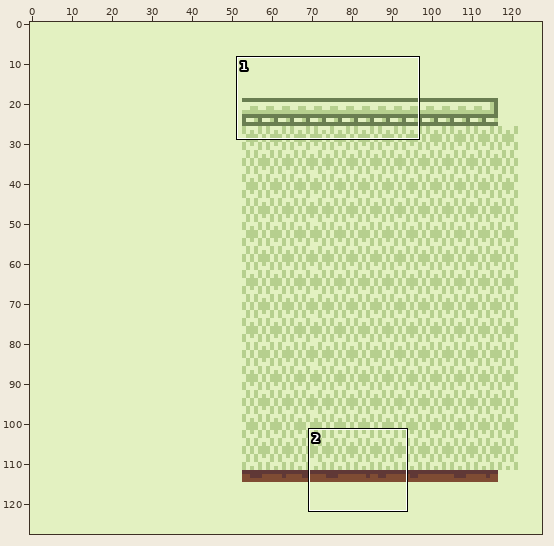
Sprite sheet -- SourceAssets/Textures/Room_MKit/T_Wall.png. Above: a wide view before the commit, with the close-up outlined.
Close-up. The starting point:
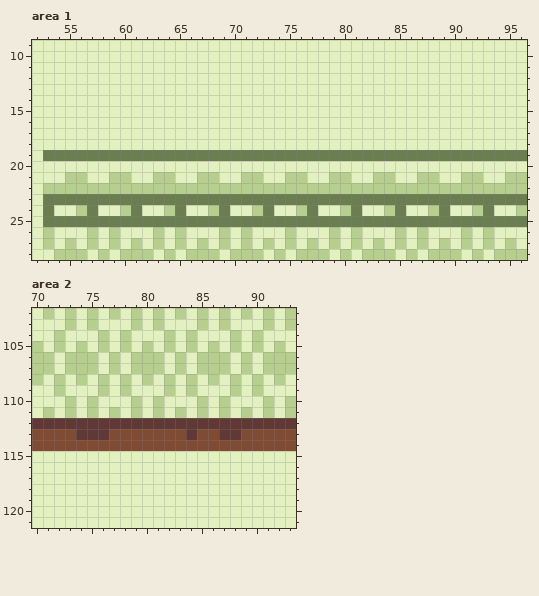
The file is 128x128 pixels. Shown: area 1: x 52..96, y 9..28; area 2: x 70..93, y 102..121. The commit also changed other parts of the picture, which this record leaves out.
After the commit:
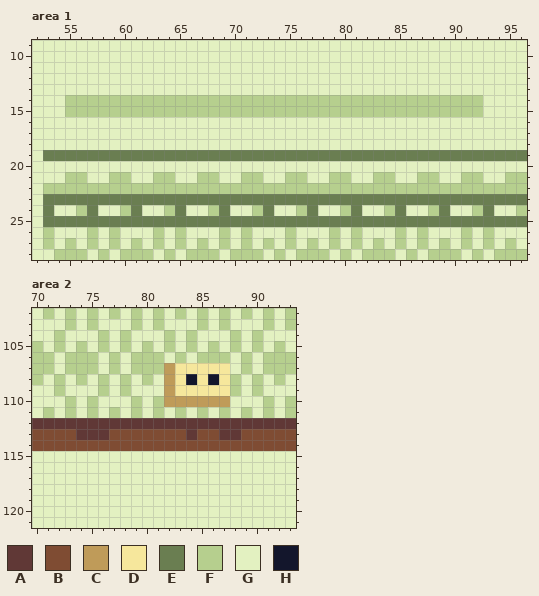
Palette (. is transparent): A #603836  B #7f4c33  C #bf9b59  D #f6e79c  E #6a7e51  F #b6cf8e  G #e3f1c1  H #13162c
The exact change:
Changed rows in their new state; - is an unchanged pixel.
Area 1:
first column x 55:
14 FFFFFFFFFFFFFFFFFFFFFFFFFFFFFFFFFFFFFF
15 FFFFFFFFFFFFFFFFFFFFFFFFFFFFFFFFFFFFFF
Area 2:
first column x 82:
107 CDDDDD
108 CDHDHD
109 CDDDDD
110 CCCCCC
